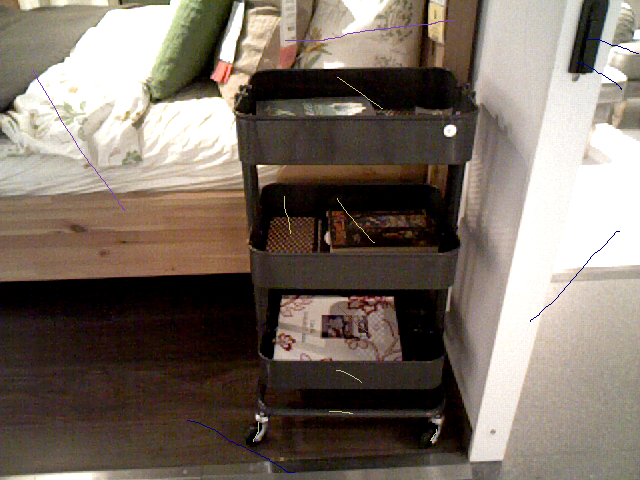
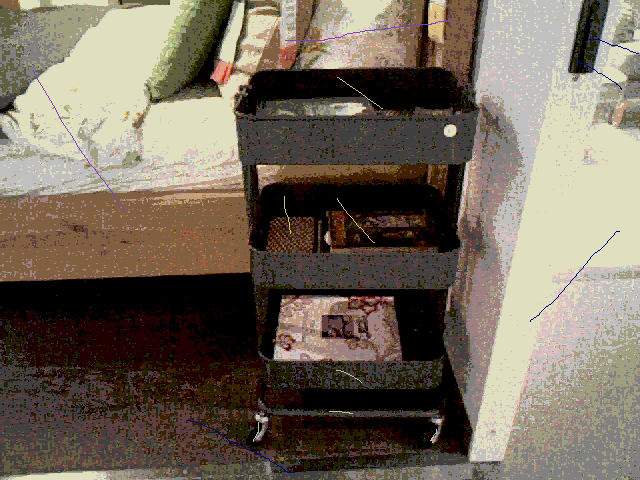
Layer changes from the first (640, 480) image to the second:
painted on "12.png" over left=0, top=0, right=640, bottom=480
